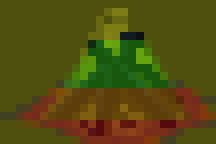
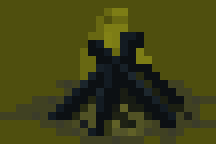
Layered file, before and after one edit (216px x 144px). Changes by layer:
hid group "Areas" (2 layers) over [16, 40, 216, 144]
